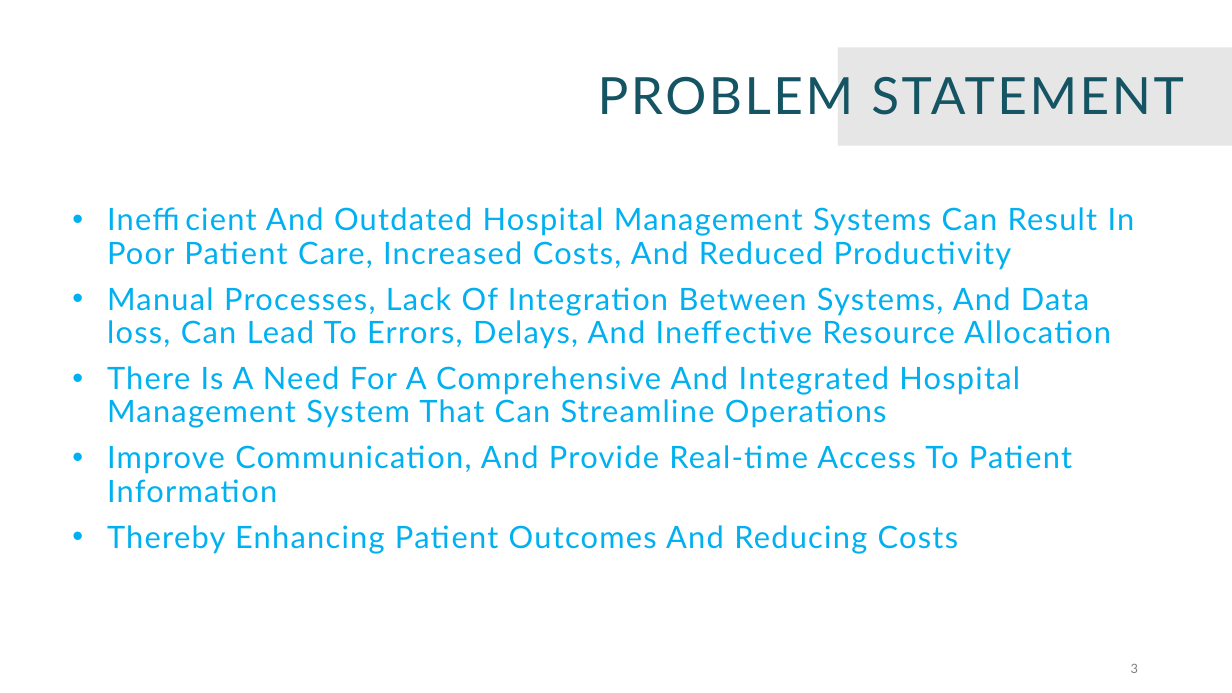
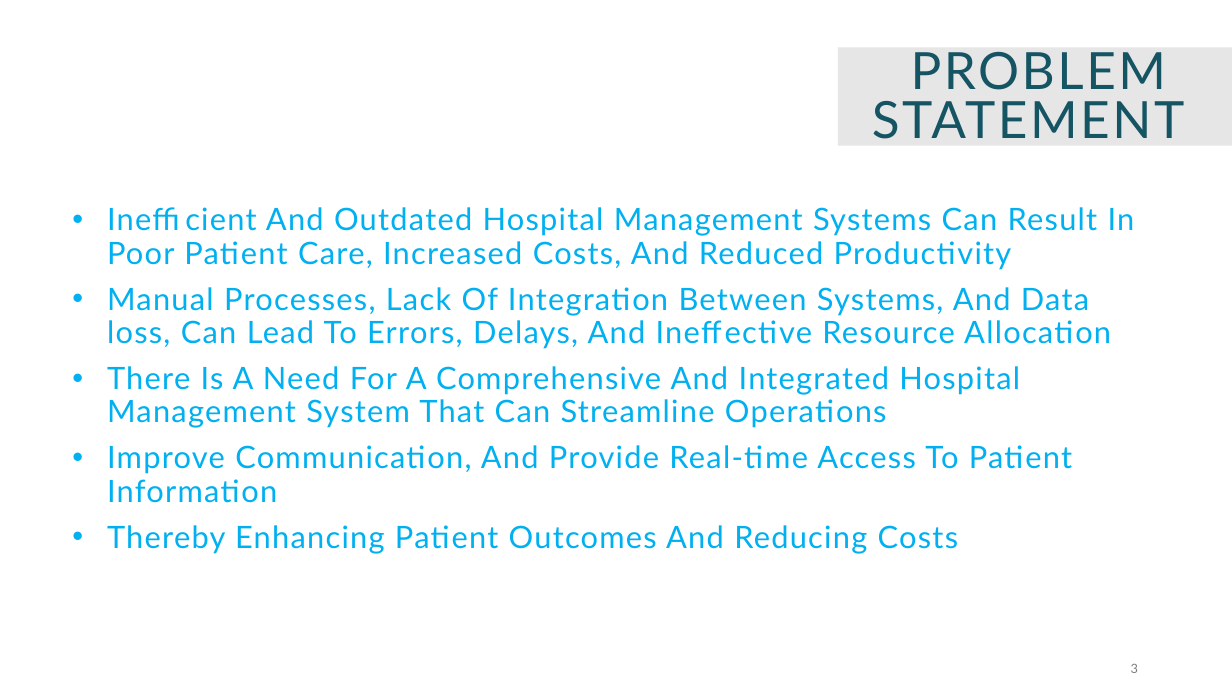
Before and after one commit to vishalezhumalai/HMS, a slide deck: slide 2 of Hospital Management.pptx (slide 3 before the commit). Drawn at 1232x693 pixels with LibreOffice and Linux fonts; fonts in the diff are those of the drawing. Boxes give left, top, right and bottom in pixels: in the first picture for what was removed or moved away, otherwise in the second. Text is boxed around its words. In the diff, an @@ line names an element or a change of style, - is before the commit and + after.

```diff
--- a/Hospital Management.pptx
+++ b/Hospital Management.pptx
@@ title "PROBLEM STATEMENT" rewrapped from (x1=598, y1=77, x2=1183, y2=115) to (x1=872, y1=52, x2=1184, y2=139) @@
```
Also in this commit, not shown: 3 other slides changed, 1 slide removed.
